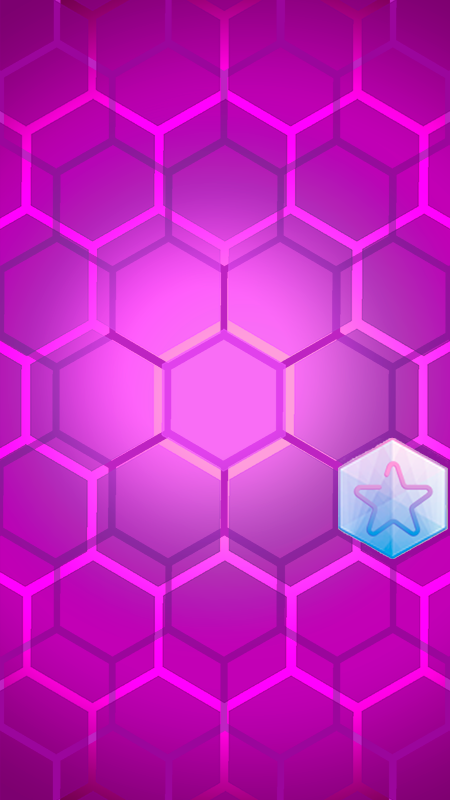
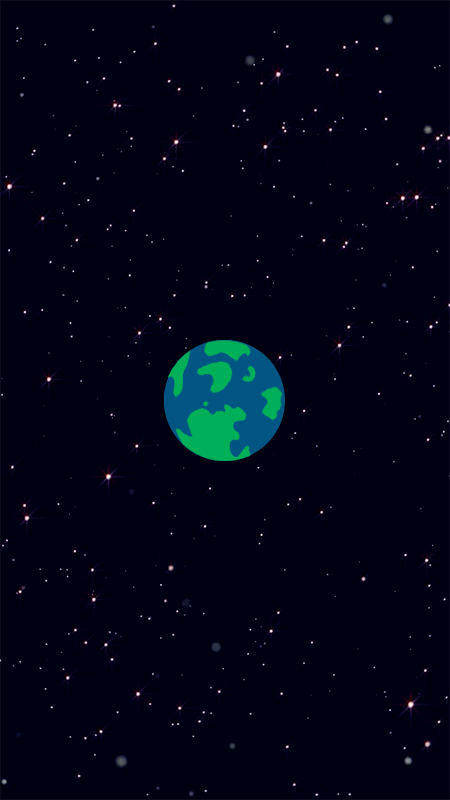
Layered file, before and after one edit (450×800). Changes by layer:
added layer "planet_original" above "hex_but_star" over [164, 340, 285, 461]
hid "hex_but_star" over [338, 438, 448, 559]
showed "space_background" over [0, 0, 450, 800]
hid "Camada 0" over [0, 0, 450, 800]
